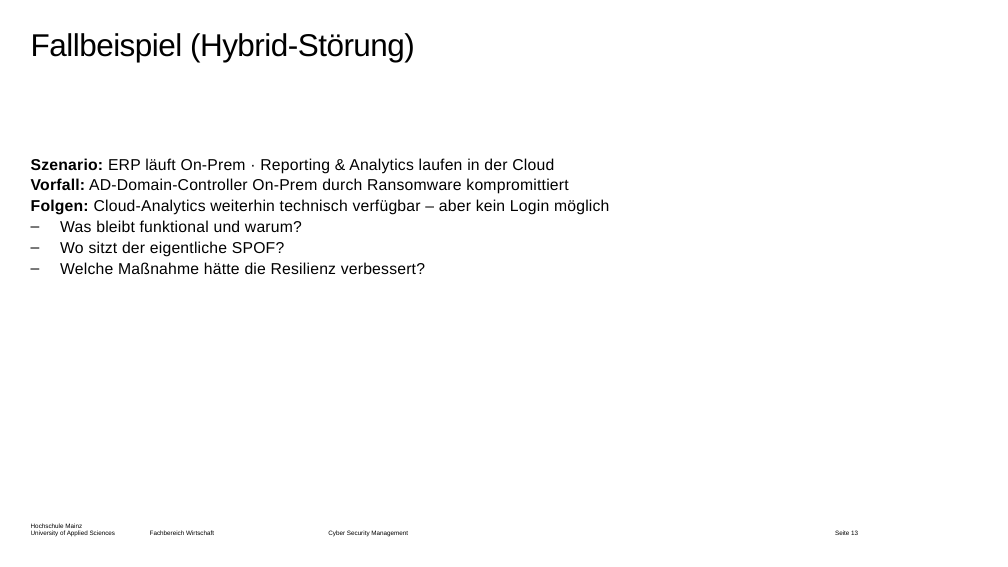
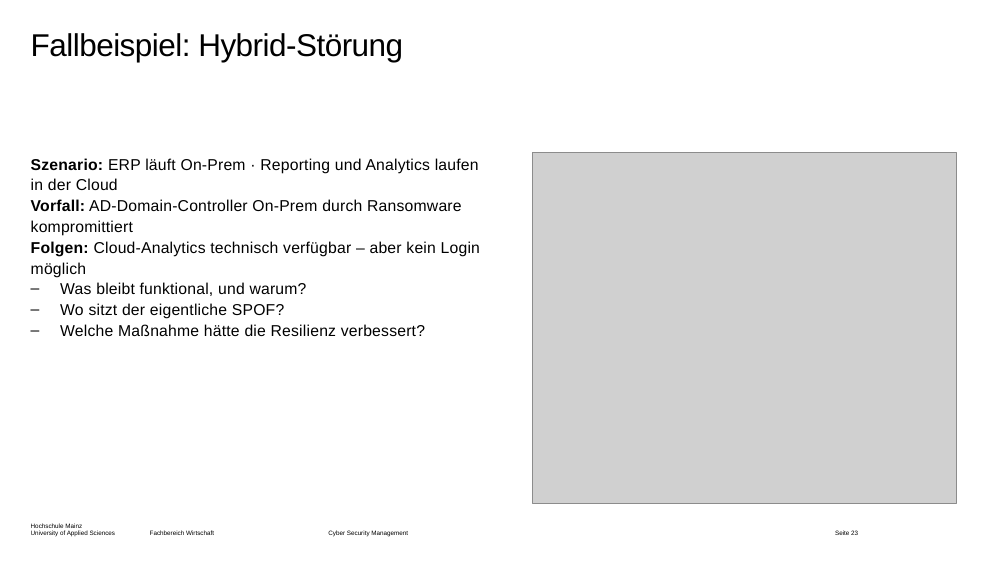
Before and after one commit to dlo-delphi/csm-cyber_resilienz-quarto, a slide deck: slide 23 of Präsentationen/Termin-03/_powerpoint/main.pptx (slide 13 before the commit). Drawn at 1008x567 pixels with LibreOffice and Linux fonts; fonts in the diff are those of the drawing; grey boxes stand for pictures; background and template pictures are left out. Boxes give left, top, right and bottom in pixels: in the first picture for what was removed or moved away, otherwise in the second. Text is boxed around its words. In the diff, an @@ line names an element or a change of style, - is before the commit and + after.

```diff
--- a/Präsentationen/Termin-03/_powerpoint/main.pptx
+++ b/Präsentationen/Termin-03/_powerpoint/main.pptx
@@ title at box(31, 33, 403, 62): text changed @@
-Fallbeispiel (Hybrid-Störung)
+Fallbeispiel: Hybrid-Störung
@@ text at box(31, 158, 479, 190): text changed @@
-Szenario: ERP läuft On-Prem · Reporting & Analytics laufen in der Cloud
+Szenario: ERP läuft On-Prem · Reporting und Analytics laufen in der Cloud
@@ picture added at box(532, 152, 957, 503) @@
@@ text at box(31, 241, 480, 296): text changed @@
-Folgen: Cloud-Analytics weiterhin technisch verfügbar – aber kein Login möglich
-– Was bleibt funktional und warum?
+Folgen: Cloud-Analytics technisch verfügbar – aber kein Login möglich
+– Was bleibt funktional, und warum?
```
Also in this commit, not shown: 13 other slides changed, 12 slides added, 1 slide removed, 30 other files.
